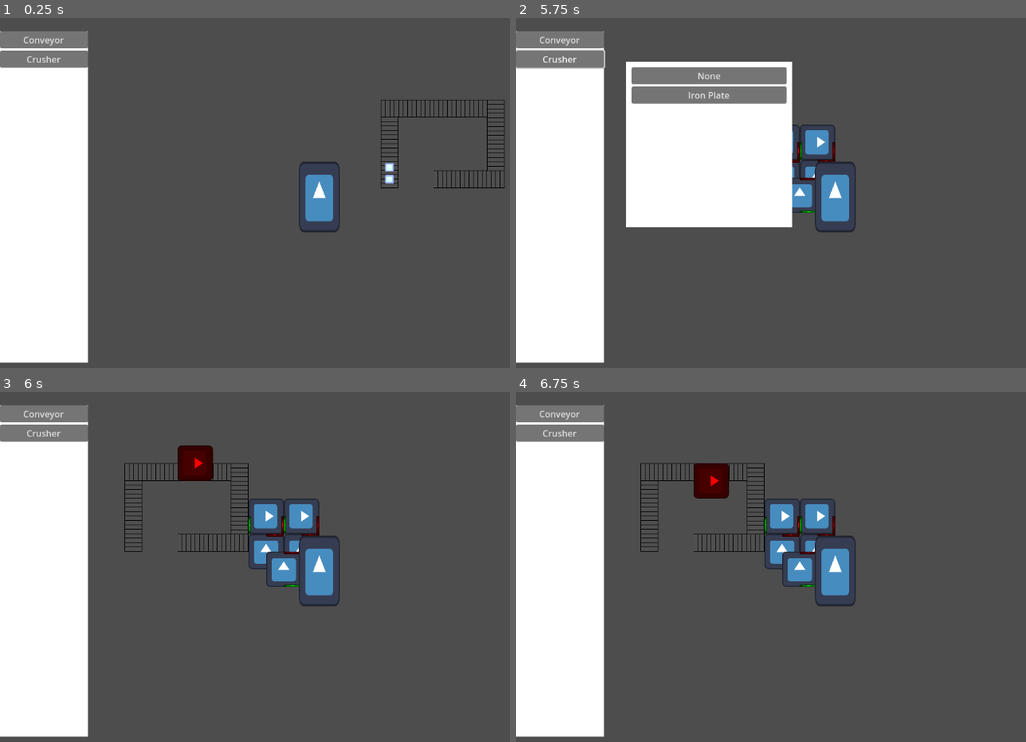
Above: before the commit, frames 1-4 (two rows, left to right).
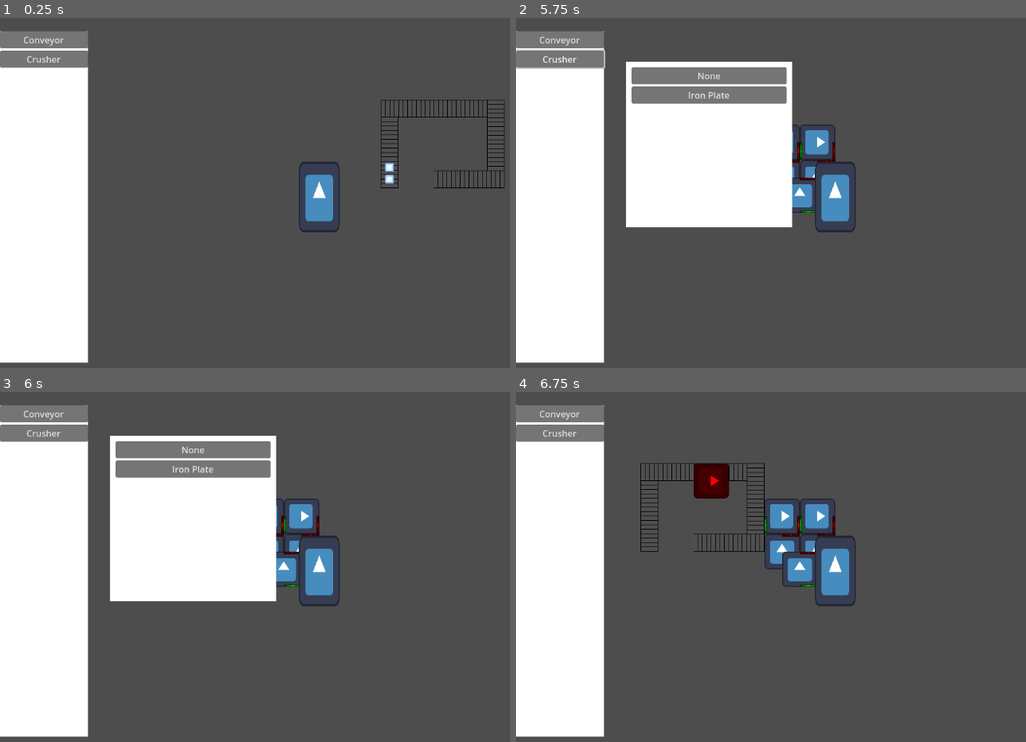
Above: after the commit, the same moments.

Repository: BenjaminWootten/UD-GDDC-space-exploration-jam
Game: Godot game, scene res://world.tscn
The game is run twice, just before and just after one commit, with the same random seed, the same clock (stepped at 60 frames per second) and the same inputs. The engine's default icon, where the game draws it, is replaced by a stand-in: a white triangle on a blue panel in a dark square.
Inputs (mouse positions are in pixels of both pictures, inside the frame that each line leads up to):
- Up to frame 1 (0.25 s): no input
- Up to frame 2 (5.75 s): click "Conveyor" at 0.5 s; click "Crusher" at 1.25 s; move the mouse to (975, 179) at 2.02 s; press the mouse at (975, 179) at 2.03 s; hold D (right) 2.03-2.78 s; move the mouse to (883, 189) at 2.77 s; release the mouse at (883, 189) at 2.78 s; hold S (down) 2.78-3.53 s; click (883, 189) at 2.85 s; move the mouse to (908, 32) at 3.52 s; hold D (right) 3.53-4.28 s; hold Right mouse button (right_click) 3.53-4.28 s; click (908, 32) at 3.8 s; move the mouse to (735, 39) at 4.27 s; hold W (up) 4.28-5.03 s; tap R (rotate) at 4.35 s; click (735, 39) at 4.55 s; move the mouse to (740, 140) at 5.02 s; press the mouse at (740, 140) at 5.03 s; hold A (left) from 5.03 s (still down)
- Up to frame 3 (6 s): release A (left) at 5.75 s; release the mouse at (224, 514) at 5.75 s; click "None" at 5.75 s
- Up to frame 4 (6.75 s): click (709, 469) at 6.5 s, where only the run after the commit has a clickable "Iron Plate"

Frames 1-2 are identical in both runs. In frame 3, 15% of the frame differs, in the area x 21-55%, y 12-60%; in frame 4, nothing differs.

Commit message:
mouse changes

Diff:
--- a/UI/assets/button.tscn
+++ b/UI/assets/button.tscn
@@ -3,3 +3,4 @@
 [node name="Button" type="Button"]
 offset_right = 8.0
 offset_bottom = 8.0
+mouse_default_cursor_shape = 2
--- a/UI/recipe_select.tscn
+++ b/UI/recipe_select.tscn
@@ -17,16 +17,19 @@
 offset_top = 79.0
 offset_right = 499.0
 offset_bottom = 379.0
+mouse_filter = 0
 
 [node name="ColorRect" type="ColorRect" parent="MarginContainer"]
 layout_mode = 2
 
 [node name="ScrollContainer" type="ScrollContainer" parent="MarginContainer"]
 layout_mode = 2
+mouse_filter = 0
 
 [node name="MarginContainer" type="MarginContainer" parent="MarginContainer/ScrollContainer"]
 layout_mode = 2
 size_flags_horizontal = 3
+mouse_filter = 0
 theme_override_constants/margin_left = 10
 theme_override_constants/margin_top = 10
 theme_override_constants/margin_right = 10
@@ -34,3 +37,4 @@
 
 [node name="VBoxContainer" type="VBoxContainer" parent="MarginContainer/ScrollContainer/MarginContainer"]
 layout_mode = 2
+mouse_filter = 0
--- a/buildings/crafters/crusher.gd
+++ b/buildings/crafters/crusher.gd
@@ -33,7 +33,7 @@
 	output.spawn(recipe["output_type"])
 
 func _on_input_event(viewport, event, shape_idx):
-	if event is InputEventMouseButton:
+	if Input.is_action_just_pressed("left_click"):
 		$CanvasLayer/recipe_select.visible=true
 
 func _button_pressed(a):
--- a/buildings/crafters/crusher.tscn
+++ b/buildings/crafters/crusher.tscn
@@ -1,11 +1,10 @@
-[gd_scene load_steps=8 format=3 uid="uid://cmvnmajg4h84j"]
+[gd_scene load_steps=7 format=3 uid="uid://cmvnmajg4h84j"]
 
 [ext_resource type="Script" path="res://buildings/crafters/crusher.gd" id="1_6k6qk"]
 [ext_resource type="Texture2D" uid="uid://cdxrqhqnd634s" path="res://icon.svg" id="1_rmbki"]
 [ext_resource type="PackedScene" uid="uid://g6on45cl571h" path="res://buildings/building resources/input.tscn" id="2_hju6h"]
 [ext_resource type="Shape2D" uid="uid://cog31ntdmglii" path="res://buildings/building resources/2x2_hitbox.tres" id="3_6a2sq"]
 [ext_resource type="PackedScene" uid="uid://b02mpu4t3xc8w" path="res://buildings/building resources/output.tscn" id="3_nougl"]
-[ext_resource type="PackedScene" uid="uid://danurr23cm2s4" path="res://UI/building_ui.tscn" id="5_cgiwc"]
 [ext_resource type="PackedScene" uid="uid://bwf0yc1cae1s4" path="res://UI/recipe_select.tscn" id="7_kpk15"]
 
 [node name="Crusher" type="StaticBody2D"]
@@ -31,9 +30,6 @@
 
 [node name="CanvasLayer" type="CanvasLayer" parent="."]
 
-[node name="building_ui" parent="CanvasLayer" instance=ExtResource("5_cgiwc")]
-visible = false
-
 [node name="recipe_select" parent="CanvasLayer" instance=ExtResource("7_kpk15")]
 visible = false
 
